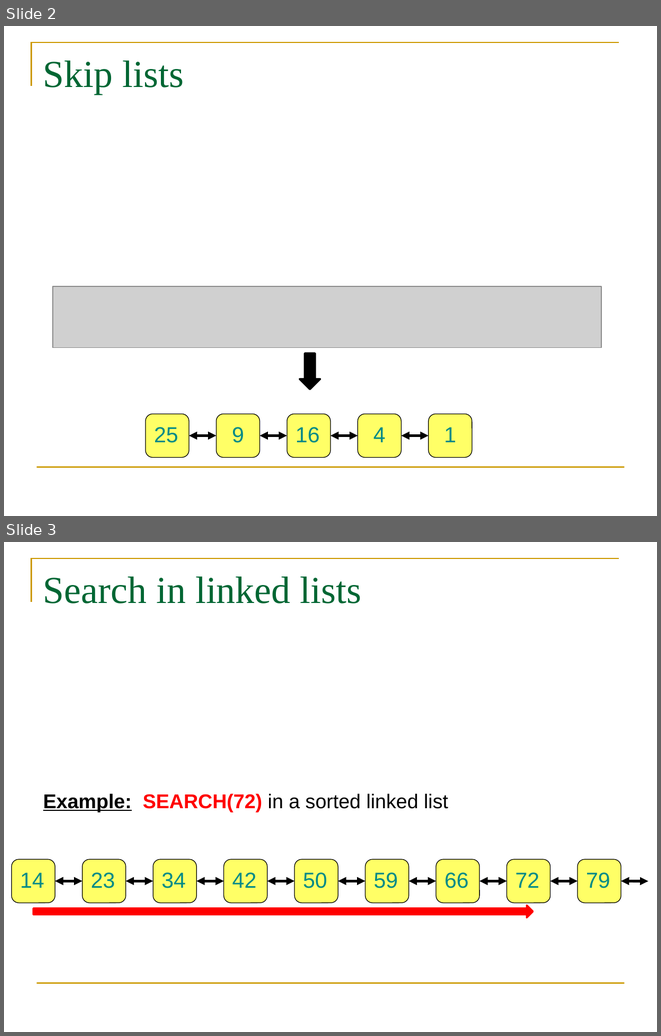
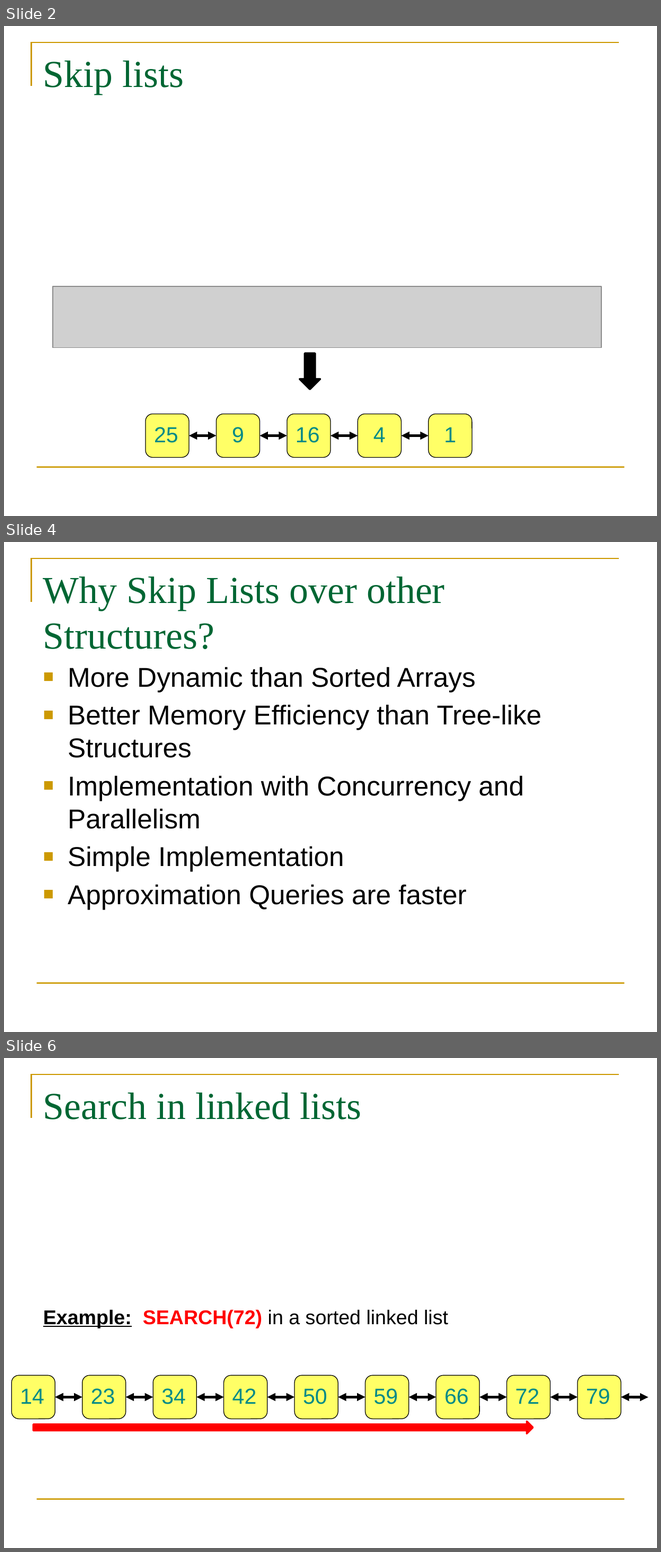
Before and after one commit to Jigyass/EECS-330-DSA, a slide deck: 6.1. Skip Lists.pptx. Shown one above the other, each under a label of ours: slides 2 and 3 before the commit, slides 2, 4 and 6 after it; the slides between them are not shown. The pictures are 661x1036 and 661x1552 pixels, drawn with LibreOffice and Linux fonts; fonts in the diff are those of the drawing; grey boxes stand for pictures. Boxes give left, top, right and bottom in pixels: in the first picture for what was removed or moved away, otherwise in the second. Text is boxed around its words. In the diff, an @@ line names an element or a change of style, - is before the commit and + after.

```diff
--- a/6.1. Skip Lists.pptx
+++ b/6.1. Skip Lists.pptx
@@ slide 4 added at bbox=[4, 542, 657, 1032], background #FFFFFF; not listed: 2 template elements that a slide beside it also shows @@
@@ title added at bbox=[43, 576, 445, 649], 42 pt, text #006633 @@
+Why Skip Lists over other Structures?
@@ text added at bbox=[68, 667, 542, 909], 30 pt, text #000000 @@
+■ More Dynamic than Sorted Arrays
+■ Better Memory Efficiency than Tree-like Structures
+■ Implementation with Concurrency and Parallelism
+■ Simple Implementation
+■ Approximation Queries are faster
@@ what was slide 3 is now slide 6 @@
```
Also in this commit, not shown: 1 slide changed, 2 other slides added.
